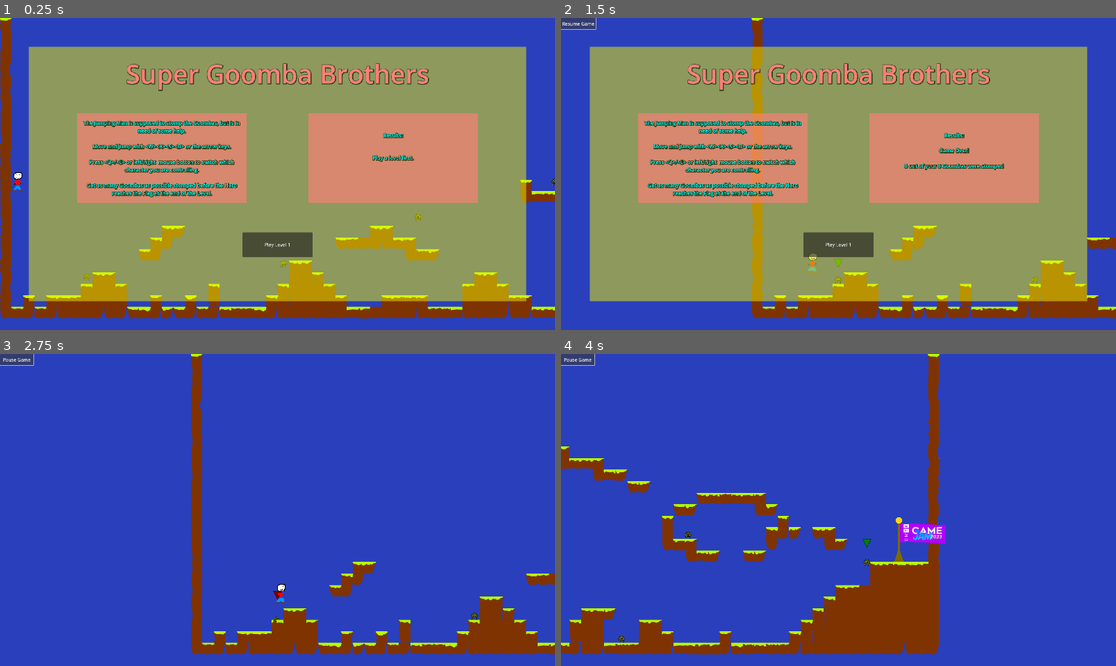
Above: before the commit, frames 1-4 (two rows, left to right).
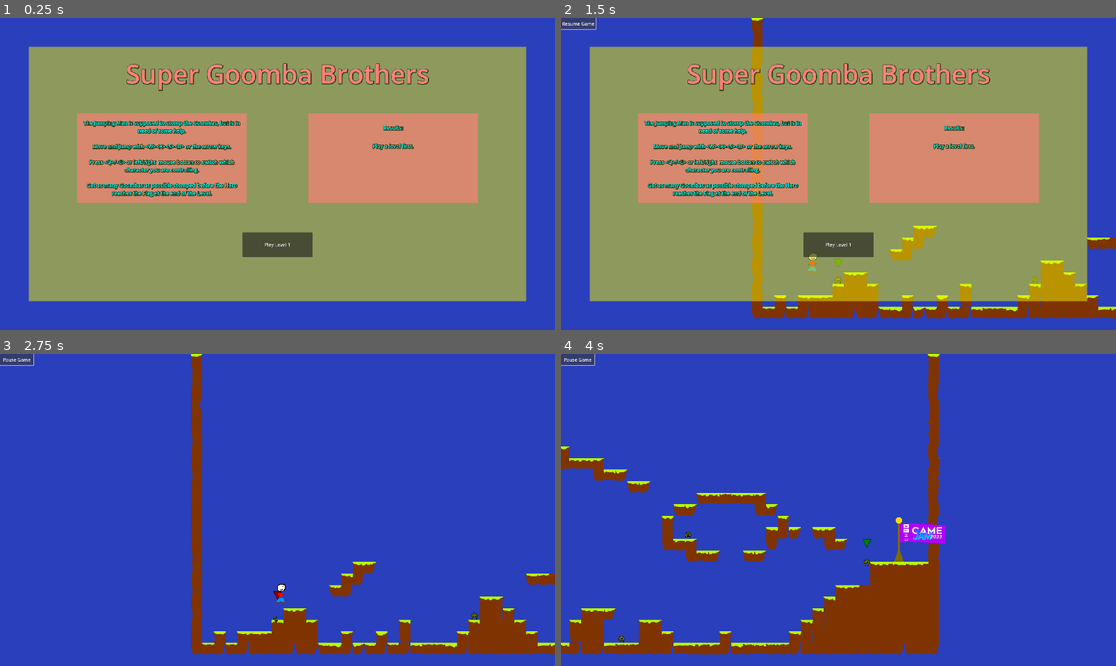
Above: after the commit, the same moments.

Repository: PaulMag/GMTK-Game-Jam-2023
Game: Godot game, scene res://controller/PlayerController.tscn
The game is run twice, just before and just after one commit, with the same random seed, the same clock (stepped at 60 frames per second) and the same inputs.
Inputs:
- Up to frame 1 (0.25 s): no input
- Up to frame 2 (1.5 s): click "Play Level 1" at 0.5 s; click "Pause Game" at 1.25 s
- Up to frame 3 (2.75 s): click "Resume Game" at 2 s
- Up to frame 4 (4 s): hold E (next_monster) 2.78-3.53 s; hold D (move_right) from 2.78 s (still down); tap W (jump) at 3.02, 3.77 s; tap Q (previous_monster) at 3.6 s

The runs differ from the first frame. In frame 1, 11% of the frame differs, in the area x 0-100%, y 0-97%; in frame 2, 0.5%; in frame 3, less than 0.1%; in frame 4, nothing differs.

Commit message:
Can restart level by DUNGEON.instantiate()

Diff:
--- a/controller/PlayerController.gd
+++ b/controller/PlayerController.gd
@@ -10,22 +10,22 @@
 const MARKER_COLOR := Color.GREEN
 const MARKER_COLOR_DEAD := Color.RED
 
-@export var controlledMonster: Monster
-@onready var dungeon: Dungeon = $Dungeon
 @onready var camera: Camera2D = $Camera2D
-@onready var marker: TextureRect = $TextureRect
+@onready var marker: TextureRect = $Marker
 
 @onready var menuScreen: CanvasLayer = $MenuScreen
 @onready var scoringLabel: Label = $MenuScreen/ColorRect/ColorRect3/ScoringLabel
 @onready var pauseButton: Button = $HUD/ButtonPause
 
+var DUNGEON = preload("res://dungeon/Dungeon.tscn")
+
+var dungeon: Dungeon
+var controlledMonster: Monster
 var markerMotion := 0.0
 
 
 func _ready() -> void:
 	get_tree().paused = true
-	marker.modulate = MARKER_COLOR
-	switchControlledMonster("first")
 
 func _process(delta: float) -> void:
 	if controlledMonster:
@@ -40,13 +40,10 @@
 		marker.position = focus + MARKER_POSITION
 		marker.position.y += markerMotion
 
-		if dungeon.flag.has_overlapping_bodies():
-			displayMenu()
+	if dungeon.flag.has_overlapping_bodies():
+		gameOver()
 
 func _physics_process(delta: float) -> void:
-	if not is_instance_valid(controlledMonster):
-		controlledMonster = null
-
 	if controlledMonster and (not controlledMonster.isDead):
 		if Input.is_action_just_pressed("jump"):
 			controlledMonster.jump()
@@ -105,12 +102,23 @@
 	else:
 		return false
 
+func gameOver() -> void:
+	controlledMonster = null
+	marker.visible = false
+	var totalMonsterCount: int = dungeon.totalMonsters
+	var stompedMonsterCount: int = totalMonsterCount - getAllMonsters().size()
+	var percentageScore: int = round(float(stompedMonsterCount) / float(totalMonsterCount) * 100)
+	scoringLabel.text = (
+		"Game Over!\n\n%s out of %s Goombas were stomped\n\n%s %% score!"
+		% [stompedMonsterCount, totalMonsterCount, percentageScore]
+	)
+	pauseButton.visible = false
+	menuScreen.visible = true
 
 func displayMenu() -> void:
-	menuScreen.visible = true
-	scoringLabel.text = "Game Over!\n\n%s out of your 8 Goombas were stomped" % [8 - getAllMonsters().size() + (1 if controlledMonster.isDead else 0)]
 	get_tree().paused = true
 	pauseButton.text = "Resume Game"
+	menuScreen.visible = true
 
 func hideMenu() -> void:
 	menuScreen.visible = false
@@ -118,8 +126,17 @@
 	get_tree().paused = false
 	pauseButton.text = "Pause Game"
 
+func createNewDungeon() -> void:
+	if dungeon:
+		dungeon.queue_free()
+	dungeon = DUNGEON.instantiate()
+	add_child(dungeon)
 
 func _on_button_level_1_pressed():
+	controlledMonster = null
+	createNewDungeon()
+	marker.visible = true
+	switchControlledMonster("first")
 	hideMenu()
 
 func _on_button_pause_pressed():
--- a/controller/PlayerController.tscn
+++ b/controller/PlayerController.tscn
@@ -1,8 +1,7 @@
-[gd_scene load_steps=6 format=3 uid="uid://bgc7bcglvrrty"]
+[gd_scene load_steps=5 format=3 uid="uid://bgc7bcglvrrty"]
 
 [ext_resource type="Script" path="res://controller/PlayerController.gd" id="1_cfhfr"]
 [ext_resource type="Texture2D" uid="uid://bjijkahqmt4dq" path="res://controller/marker.png" id="2_eh7cr"]
-[ext_resource type="PackedScene" uid="uid://b67wagjx56hj8" path="res://dungeon/Dungeon.tscn" id="3_4no4o"]
 
 [sub_resource type="LabelSettings" id="LabelSettings_nc6og"]
 font_size = 90
@@ -23,12 +22,11 @@
 [node name="Camera2D" type="Camera2D" parent="."]
 position = Vector2(960, 540)
 
-[node name="TextureRect" type="TextureRect" parent="."]
+[node name="Marker" type="TextureRect" parent="."]
+visible = false
 offset_right = 30.0
 offset_bottom = 30.0
 texture = ExtResource("2_eh7cr")
-
-[node name="Dungeon" parent="." instance=ExtResource("3_4no4o")]
 
 [node name="HUD" type="CanvasLayer" parent="."]
 process_mode = 3
@@ -120,9 +118,9 @@
 
 [node name="InfoScoringLabel" type="Label" parent="MenuScreen/ColorRect/ColorRect3"]
 layout_mode = 2
-offset_top = 63.0
+offset_top = 2.0
 offset_right = 588.0
-offset_bottom = 90.0
+offset_bottom = 99.0
 grow_horizontal = 2
 size_flags_vertical = 6
 text = "Results:"
@@ -133,16 +131,15 @@
 
 [node name="ScoringLabel" type="Label" parent="MenuScreen/ColorRect/ColorRect3"]
 layout_mode = 2
-offset_top = 141.0
+offset_top = 100.0
 offset_right = 588.0
-offset_bottom = 168.0
+offset_bottom = 309.0
 grow_horizontal = 2
 grow_vertical = 2
 size_flags_vertical = 6
 text = "Play a level first."
 label_settings = SubResource("LabelSettings_rtklv")
 horizontal_alignment = 1
-vertical_alignment = 1
 autowrap_mode = 3
 
 [node name="HBoxContainer" type="HBoxContainer" parent="MenuScreen/ColorRect"]
--- a/dungeon/Dungeon.gd
+++ b/dungeon/Dungeon.gd
@@ -6,6 +6,17 @@
 @onready var flag: Flag = $Flag
 @onready var hero: Hero = $Hero
 
+var totalMonsters: int
+
 
 func _ready():
 	hero.flag = flag
+	totalMonsters = getAllMonsters().size()
+
+func getAllMonsters() -> Array[Monster]:
+	var nodes = get_children()
+	var monsters: Array[Monster]
+	for node in nodes:
+		if is_instance_valid(node) and (node is Monster):
+			monsters.append(node)
+	return monsters
